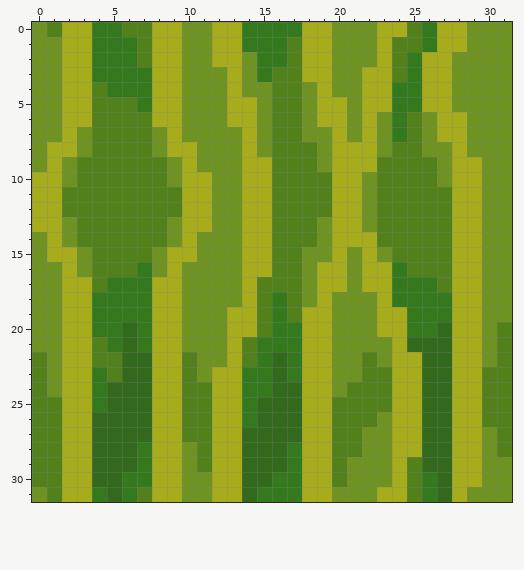
Edited in one commit: pixel-art sprite (textures/blocks/melon_side.png). That is the earlier state.
The file is 32x32 pixels.
New version:
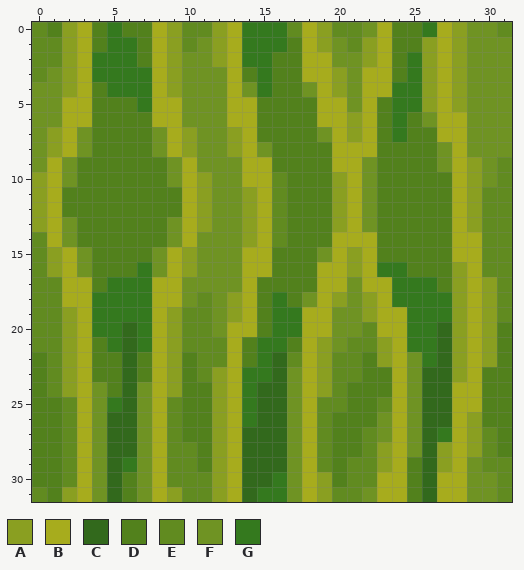
Palette (. is transparent): A #8a9f21  B #a7ac1d  C #32691c  D #52811c  E #618b20  F #6f9323  G #34791e
Diff:
Changed rows in their new state; - is an unchanged pixel.
first column x 0:
 0 E-A-D----AEEA----E-AEE--D---A--E
 1 EEA-D----AE-A------A-EA---A-A---
 2 EEA------A--A-G-D-----A---A-A---
 3 E-A------A----D-----A-----A-A---
 4 --A------A-----G----A-----A-A---
 5 ---------------D--D----D--A-A---
 6 ---------------D--D--A-D--------
 7 -A--------A--A-D--D--A-D--D-----
 8 -A--------A--A-----D---D--D-----
 9 -------------------D--F------A-E
10 A----------A----E---A------D-A-E
11 A----------A--A-E---A--------AEE
12 A----------A--A-E---A--------AEE
13 A----------A--A-E--DA--------AEE
14 E-------------A-E--D----------EE
15 EA--------A-------D--A-D------EE
16 EA--------A-------D--A-G----A-EE
17 EE----------------D---------A-AE
18 EE---------E-A------A-A-----A-AE
19 EEA------AEE-A---G----A-----A-AE
20 EEA------AEE----------E-----A-A-
21 EEA------AEEE----D-A-EEA-GG-A-A-
22 -EA----D-A-EE----E-AEE-A-FG-A-A-
23 -EA-D--D-A-EA----F-AEE---F--A---
24 -EA-FD-F-A--A--C-F-AE----F------
25 --E-FG-F-E--A----F-EE--E-F------
26 --E-F--F-E--A----F-E-----F---A--
27 --E-F--F-E--A----F-E--E--F-G-AE-
28 --E-F--F-EE-A----F-E--EA-F-A-AE-
29 --E-F-GF-EE-A----F-E-EEA---A-FEE
30 --E-F-DF-EEEA----F-A-EEB--CB-F-E
31 E-A-F-DF-AEEA----F-AEE----CB---E
